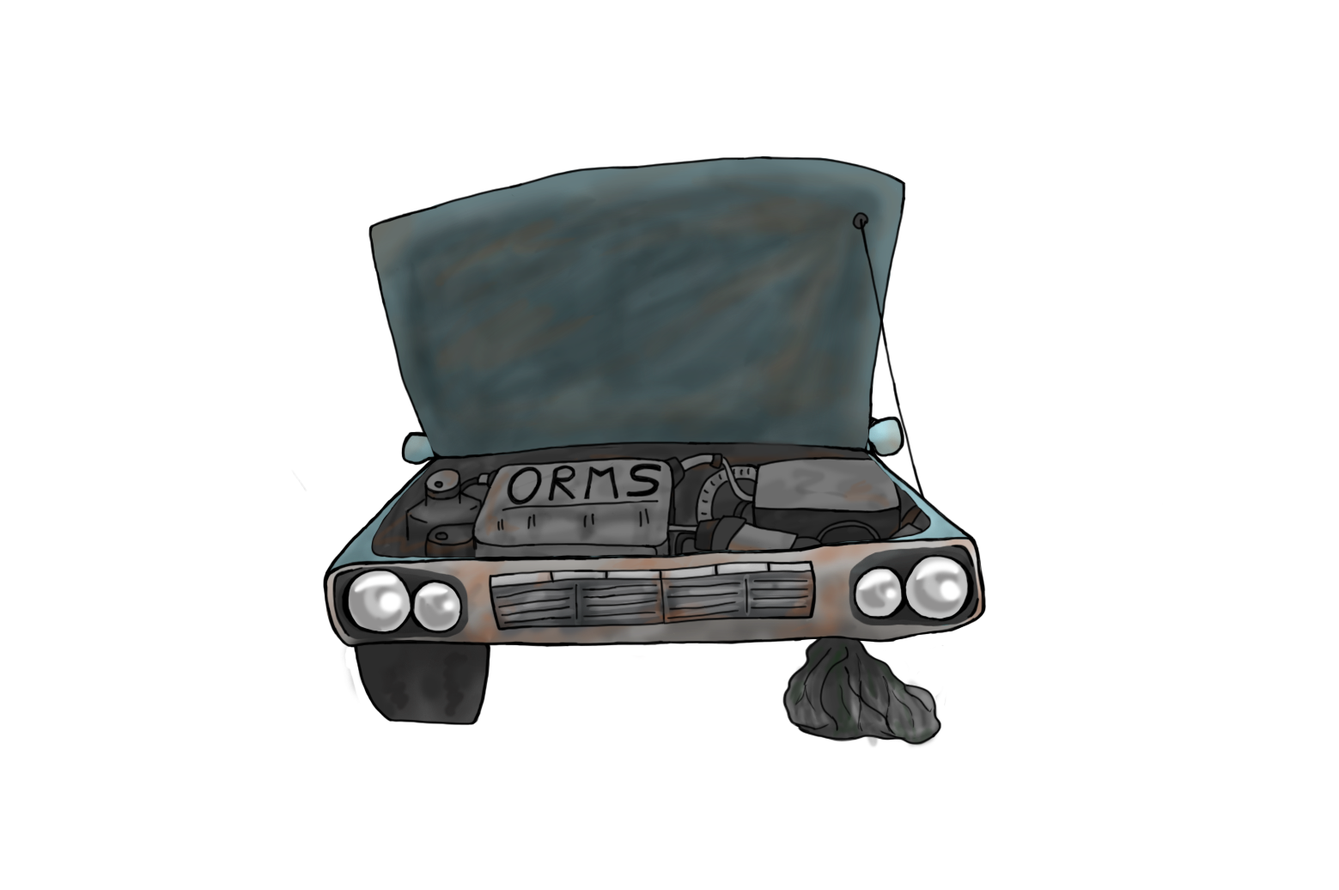
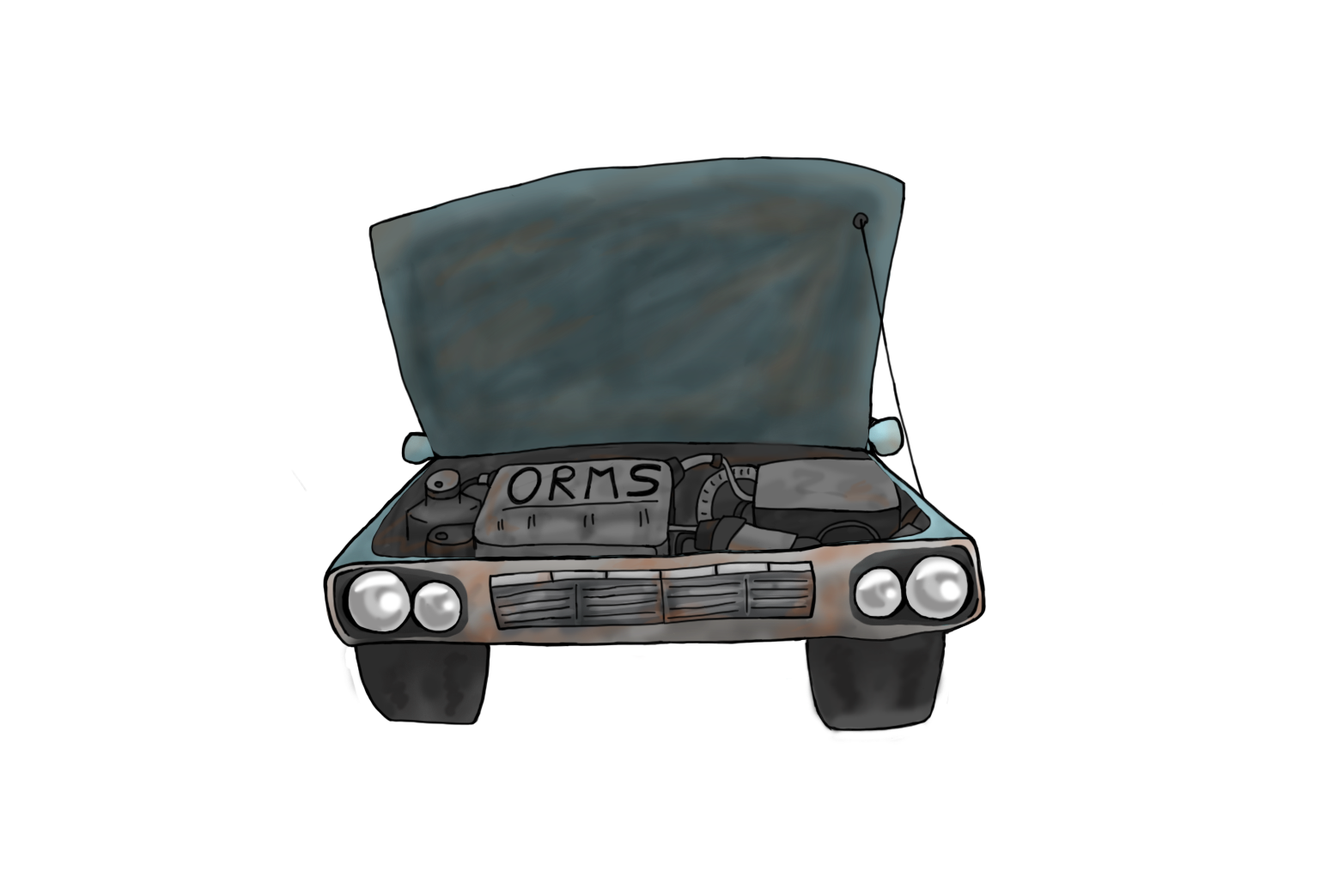
Before/after of a 1339 x 890 layered artwork. What changed in the layer stack:
added layer "Ebene 3" above "Ebene 2" over (x1=785, y1=630, x2=950, y2=745)
painted on "Ebene 2" over (x1=781, y1=627, x2=955, y2=749)
